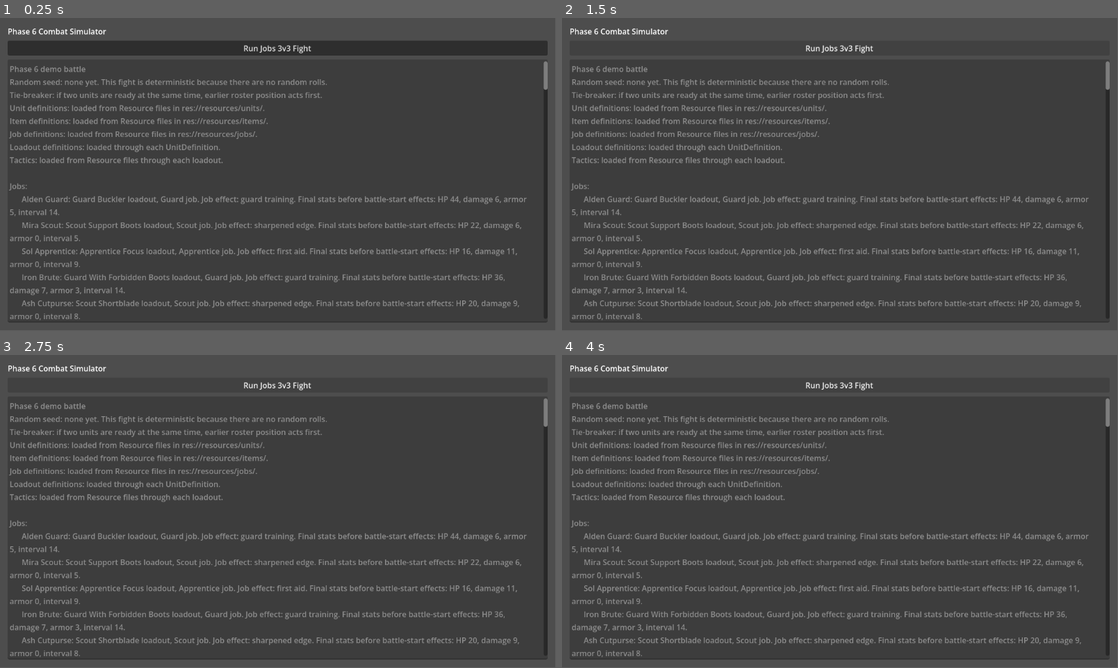
Above: before the commit, frames 1-4 (two rows, left to right).
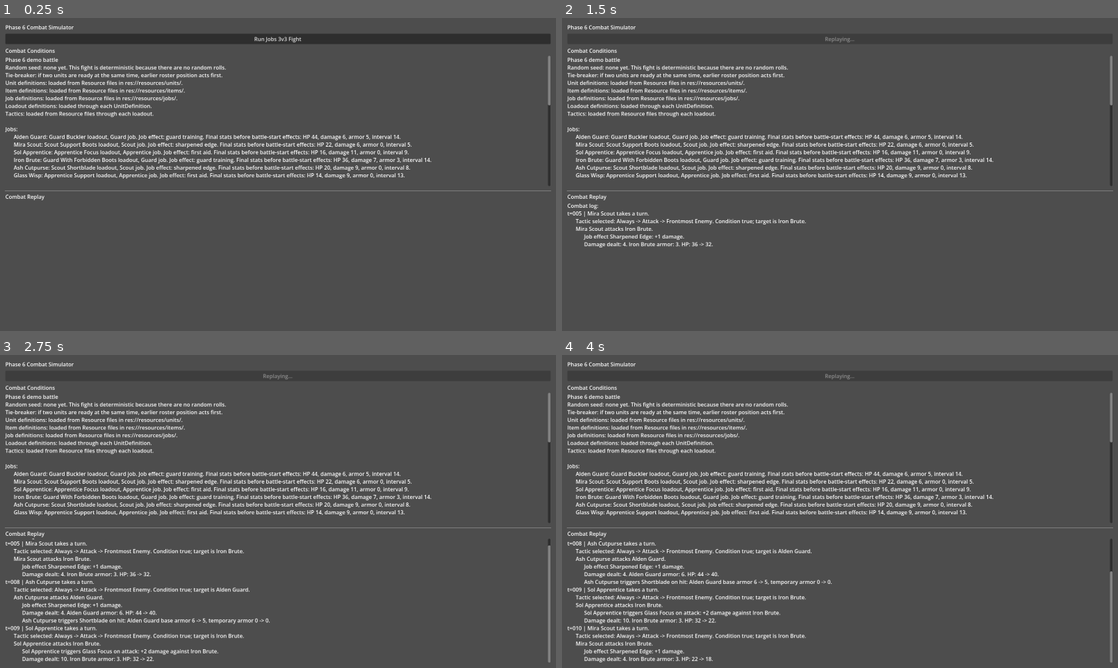
Above: after the commit, the same moments.

Repository: aqvm/clockwork-company
Game: Godot game, scene res://scenes/combat_test_scene.tscn
Two runs of this game, one before a commit and one after it. Both use one fixed random seed, a clock stepped at 60 frames per second and the inputs below.
Inputs (mouse positions are in pixels of both pictures, inside the frame that each line leads up to):
- Up to frame 1 (0.25 s): no input
- Up to frame 2 (1.5 s): click "Run Jobs 3v3 Fight" at 0.5 s; click (840, 49) at 1.25 s, where only the run before the commit has a clickable "Run Jobs 3v3 Fight"
- Up to frame 3 (2.75 s): click (278, 386) at 2 s, where only the run before the commit has a clickable "Run Jobs 3v3 Fight"
- Up to frame 4 (4 s): tap Enter at 3.5 s
In our replay, the window is 799x449 before the commit and 800x450 after it. These sizes can differ from the game's own. Grey fills any space a smaller window leaves; there, only what the larger window draws over its background counts as a difference.

The runs differ from the first frame. In frame 1, 17% of the frame differs, in the area x 0-100%, y 2-98%; in frame 2, 13%; in frame 3, 15%; in frame 4, 16%.

Commit message:
Improve combat log replay UI

Diff:
--- a/clockwork-company/project.godot
+++ b/clockwork-company/project.godot
@@ -15,6 +15,12 @@
 config/features=PackedStringArray("4.6", "GL Compatibility")
 config/icon="res://icon.svg"
 
+[display]
+
+window/size/viewport_width=1660
+window/size/viewport_height=935
+window/size/initial_position_type=1
+
 [physics]
 
 3d/physics_engine="Jolt Physics"
--- a/clockwork-company/scenes/combat_test_scene.tscn
+++ b/clockwork-company/scenes/combat_test_scene.tscn
@@ -36,9 +36,49 @@
 layout_mode = 2
 text = "Run Jobs 3v3 Fight"
 
-[node name="CombatLog" type="TextEdit" parent="MarginContainer/VBoxContainer" unique_id=969021937]
+[node name="LogSplit" type="VSplitContainer" parent="MarginContainer/VBoxContainer" unique_id=260957601]
 unique_name_in_owner = true
 layout_mode = 2
 size_flags_vertical = 3
-editable = false
-wrap_mode = 1
+split_offset = 260
+
+[node name="ConditionsColumn" type="VBoxContainer" parent="MarginContainer/VBoxContainer/LogSplit" unique_id=726247852]
+layout_mode = 2
+theme_override_constants/separation = 4
+
+[node name="ConditionsLabel" type="Label" parent="MarginContainer/VBoxContainer/LogSplit/ConditionsColumn" unique_id=771427300]
+unique_name_in_owner = true
+layout_mode = 2
+text = "Combat Conditions"
+
+[node name="CombatSummary" type="RichTextLabel" parent="MarginContainer/VBoxContainer/LogSplit/ConditionsColumn" unique_id=406096502]
+unique_name_in_owner = true
+layout_mode = 2
+size_flags_vertical = 3
+bbcode_enabled = true
+scroll_active = true
+autowrap_mode = 3
+
+[node name="ReplayColumn" type="VBoxContainer" parent="MarginContainer/VBoxContainer/LogSplit" unique_id=320607774]
+layout_mode = 2
+size_flags_vertical = 3
+theme_override_constants/separation = 4
+
+[node name="PaneDivider" type="HSeparator" parent="MarginContainer/VBoxContainer/LogSplit/ReplayColumn" unique_id=1465120435]
+layout_mode = 2
+
+[node name="ReplayLabel" type="Label" parent="MarginContainer/VBoxContainer/LogSplit/ReplayColumn" unique_id=1199970523]
+layout_mode = 2
+text = "Combat Replay"
+
+[node name="CombatLog" type="RichTextLabel" parent="MarginContainer/VBoxContainer/LogSplit/ReplayColumn" unique_id=969021937]
+unique_name_in_owner = true
+layout_mode = 2
+size_flags_vertical = 3
+bbcode_enabled = true
+scroll_active = true
+autowrap_mode = 3
+
+[node name="ReplayTimer" type="Timer" parent="." unique_id=1205822638]
+unique_name_in_owner = true
+one_shot = true
--- a/clockwork-company/scripts/ui/combat_test_scene.gd
+++ b/clockwork-company/scripts/ui/combat_test_scene.gd
@@ -1,27 +1,223 @@
 extends Control
 
 const CombatSimulatorScript := preload("res://scripts/combat/combat_simulator.gd")
+const COMBAT_LOG_HEADER := "Combat log:"
+const RUN_BUTTON_READY_TEXT := "Run Jobs 3v3 Fight"
+const RUN_BUTTON_REPLAYING_TEXT := "Replaying..."
+const DEFAULT_WINDOW_AREA_FRACTION := 0.75
+const MIN_CONDITIONS_HEIGHT := 120
+const SECONDS_BETWEEN_REPLAY_ACTIONS := 1.0
 
 @onready var run_button: Button = %RunButton
-@onready var combat_log: TextEdit = %CombatLog
+@onready var log_split: VSplitContainer = %LogSplit
+@onready var conditions_label: Label = %ConditionsLabel
+@onready var combat_summary: RichTextLabel = %CombatSummary
+@onready var combat_log: RichTextLabel = %CombatLog
+@onready var replay_timer: Timer = %ReplayTimer
+
+var cached_replay_lines: Array[String] = []
+var combat_replay_events: Array[Dictionary] = []
+var replay_event_index := 0
+var autoscroll_enabled := true
+var is_programmatic_scroll := false
+var replay_is_active := false
 
 
 func _ready() -> void:
+	_size_window_to_half_screen()
 	run_button.pressed.connect(_on_run_button_pressed)
-	_on_run_button_pressed()
+	replay_timer.timeout.connect(_on_replay_timer_timeout)
+	replay_timer.one_shot = true
+	combat_log.get_v_scroll_bar().value_changed.connect(_on_combat_log_scroll_value_changed)
+	get_viewport().size_changed.connect(_on_viewport_size_changed)
+	_load_combat_preview()
 
 
 func _on_run_button_pressed() -> void:
+	_stop_log_replay()
+	_clear_replay_log()
+
+	_prepare_replay_events(cached_replay_lines)
+
+	run_button.disabled = true
+	run_button.text = RUN_BUTTON_REPLAYING_TEXT
+	replay_is_active = true
+	autoscroll_enabled = true
+	replay_event_index = 0
+
+	_append_log_line(COMBAT_LOG_HEADER)
+	_show_next_replay_event()
+
+
+func _on_replay_timer_timeout() -> void:
+	_show_next_replay_event()
+
+
+func _on_combat_log_scroll_value_changed(_value: float) -> void:
+	if not replay_is_active or is_programmatic_scroll:
+		return
+
+	autoscroll_enabled = false
+
+
+func _on_viewport_size_changed() -> void:
+	call_deferred("_resize_conditions_pane")
+
+
+func _load_combat_preview() -> void:
+	_clear_logs()
+
 	var simulator: CombatSimulator = CombatSimulatorScript.new()
 	var log_lines := simulator.run_demo_battle()
-	combat_log.text = _join_lines(log_lines)
-
-
-func _join_lines(lines: Array[String]) -> String:
-	var text := ""
+	var static_lines: Array[String] = []
+
+	cached_replay_lines.clear()
+	_split_log_lines(log_lines, static_lines, cached_replay_lines)
+	_append_lines(combat_summary, static_lines)
+	call_deferred("_resize_conditions_pane")
+
+
+func _split_log_lines(log_lines: Array[String], static_lines: Array[String], replay_lines: Array[String]) -> void:
+	var found_combat_log := false
+	for line in log_lines:
+		if line == COMBAT_LOG_HEADER:
+			found_combat_log = true
+			continue
+
+		if found_combat_log:
+			replay_lines.append(line)
+		else:
+			static_lines.append(line)
+
+
+func _prepare_replay_events(replay_lines: Array[String]) -> void:
+	combat_replay_events.clear()
+	var current_event: Dictionary = {}
+	for line in replay_lines:
+		if _line_is_timestamped_action(line):
+			current_event = {
+				"lines": [line],
+			}
+			combat_replay_events.append(current_event)
+			continue
+
+		if current_event.is_empty():
+			current_event = {
+				"time": 0,
+				"lines": [line],
+			}
+			combat_replay_events.append(current_event)
+		else:
+			var current_event_lines: Array = current_event["lines"]
+			current_event_lines.append(line)
+
+
+func _line_is_timestamped_action(line: String) -> bool:
+	return line.begins_with("t=")
+
+
+func _show_next_replay_event() -> void:
+	if replay_event_index >= combat_replay_events.size():
+		_finish_log_replay()
+		return
+
+	var event := combat_replay_events[replay_event_index]
+	var event_lines: Array = event["lines"]
+	for line: String in event_lines:
+		_append_log_line(line)
+
+	replay_event_index += 1
+	_schedule_next_replay_event()
+
+
+func _schedule_next_replay_event() -> void:
+	if replay_event_index >= combat_replay_events.size():
+		_finish_log_replay()
+		return
+
+	replay_timer.wait_time = SECONDS_BETWEEN_REPLAY_ACTIONS
+	replay_timer.start()
+
+
+func _append_lines(target_log: RichTextLabel, lines: Array[String]) -> void:
 	for line in lines:
-		if not text.is_empty():
-			text += "\n"
-		text += line
-
-	return text
+		_append_rich_text_line(target_log, line)
+
+
+func _append_log_line(line: String) -> void:
+	_append_rich_text_line(combat_log, line)
+	_scroll_combat_log_to_bottom()
+
+
+func _append_rich_text_line(target_log: RichTextLabel, line: String) -> void:
+	target_log.append_text("%s\n" % _escape_bbcode_text(line))
+
+
+func _escape_bbcode_text(text: String) -> String:
+	return text.replace("[", "[lb]")
+
+
+func _scroll_combat_log_to_bottom() -> void:
+	if not autoscroll_enabled:
+		return
+
+	is_programmatic_scroll = true
+	combat_log.scroll_to_line(max(0, combat_log.get_line_count() - 1))
+	call_deferred("_finish_programmatic_scroll")
+
+
+func _finish_programmatic_scroll() -> void:
+	is_programmatic_scroll = false
+
+
+func _resize_conditions_pane() -> void:
+	if combat_summary.get_line_count() == 0 or log_split.size.y <= 0:
+		return
+
+	var max_conditions_height := int(log_split.size.y * 0.5)
+	var desired_conditions_height := combat_summary.get_content_height() + int(conditions_label.size.y) + 12
+	log_split.split_offset = clamp(desired_conditions_height, MIN_CONDITIONS_HEIGHT, max_conditions_height)
+
+
+func _size_window_to_half_screen() -> void:
+	var screen := DisplayServer.window_get_current_screen()
+	var usable_rect := DisplayServer.screen_get_usable_rect(screen)
+	var side_scale := sqrt(DEFAULT_WINDOW_AREA_FRACTION)
+	var target_size := Vector2i(
+		int(usable_rect.size.x * side_scale),
+		int(usable_rect.size.y * side_scale)
+	)
+	var target_position := Vector2i(
+		usable_rect.position.x + int((usable_rect.size.x - target_size.x) * 0.5),
+		usable_rect.position.y + int((usable_rect.size.y - target_size.y) * 0.5)
+	)
+
+	DisplayServer.window_set_size(target_size)
+	DisplayServer.window_set_position(target_position)
+
+
+func _clear_logs() -> void:
+	combat_summary.clear()
+	_clear_replay_log()
+
+
+func _clear_replay_log() -> void:
+	combat_log.clear()
+
+
+func _stop_log_replay() -> void:
+	replay_timer.stop()
+	combat_replay_events.clear()
+	replay_event_index = 0
+	replay_is_active = false
+	autoscroll_enabled = true
+	is_programmatic_scroll = false
+	run_button.disabled = false
+	run_button.text = RUN_BUTTON_READY_TEXT
+
+
+func _finish_log_replay() -> void:
+	replay_timer.stop()
+	replay_is_active = false
+	run_button.disabled = false
+	run_button.text = RUN_BUTTON_READY_TEXT
Not shown, changed: AGENTS.md
Not shown, changed: ARCHITECTURE.md
Not shown, changed: DESIGN_NOTES.md
Not shown, changed: LEARNING_LOG.md
